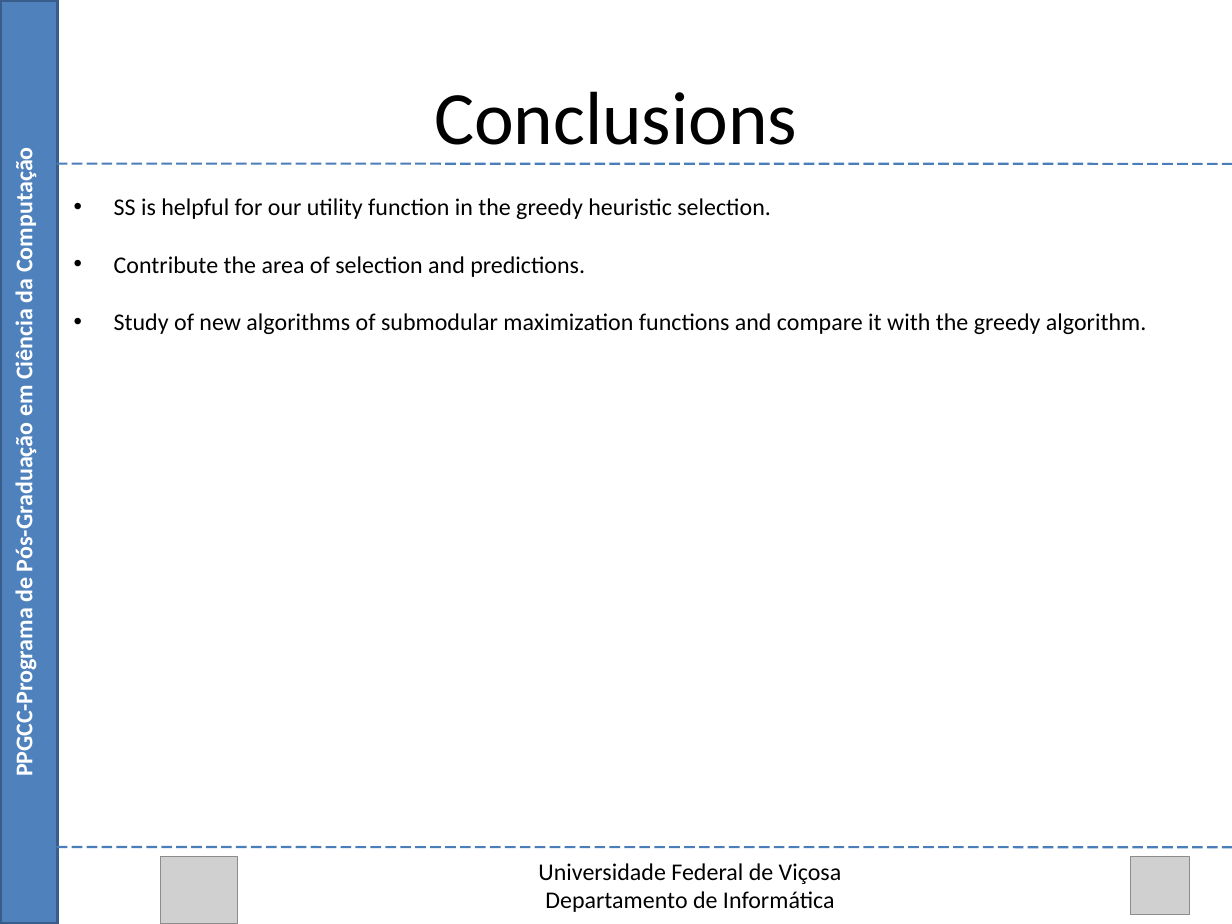
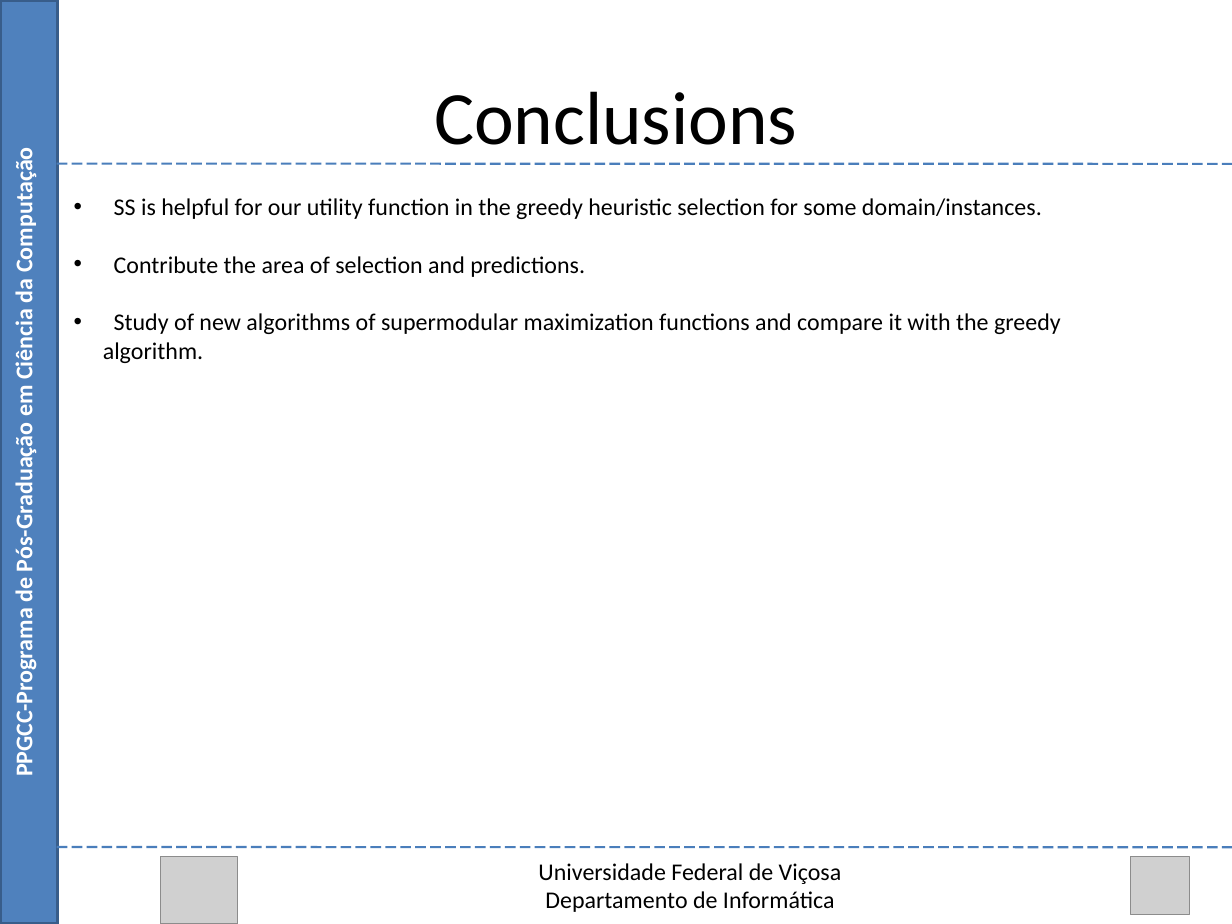
Before and after one commit to Marvinsky/research-marvin, a slide deck: slide 52 of latex/odp/selection heuristics.odp (slide 55 before the commit). Drawn at 1232x924 pixels with LibreOffice and Linux fonts; fonts in the diff are those of the drawing; grey boxes stand for pictures. Boxes give left, top, right and bottom in pixels: in the first picture for what was removed or moved away, otherwise in the second. Text is boxed around its words. In the diff, an @@ line names an element or a change of style, - is before the commit and + after.

Commit message:
24/08/15 selection heuristics update

```diff
--- a/latex/odp/selection heuristics.odp
+++ b/latex/odp/selection heuristics.odp
@@ text at (114,198,1042,219): text changed @@
-• SS is helpful for our utility function in the greedy heuristic selection.
+• SS is helpful for our utility function in the greedy heuristic selection for some domain/instances.
@@ text at (103,313,1061,363): text changed @@
-• Study of new algorithms of submodular maximization functions and compare it with the greedy algorithm.
+• Study of new algorithms of supermodular maximization functions and compare it with the greedy algorithm.
```
Also in this commit, not shown: 6 other slides changed, 3 slides removed, 1 other file.
